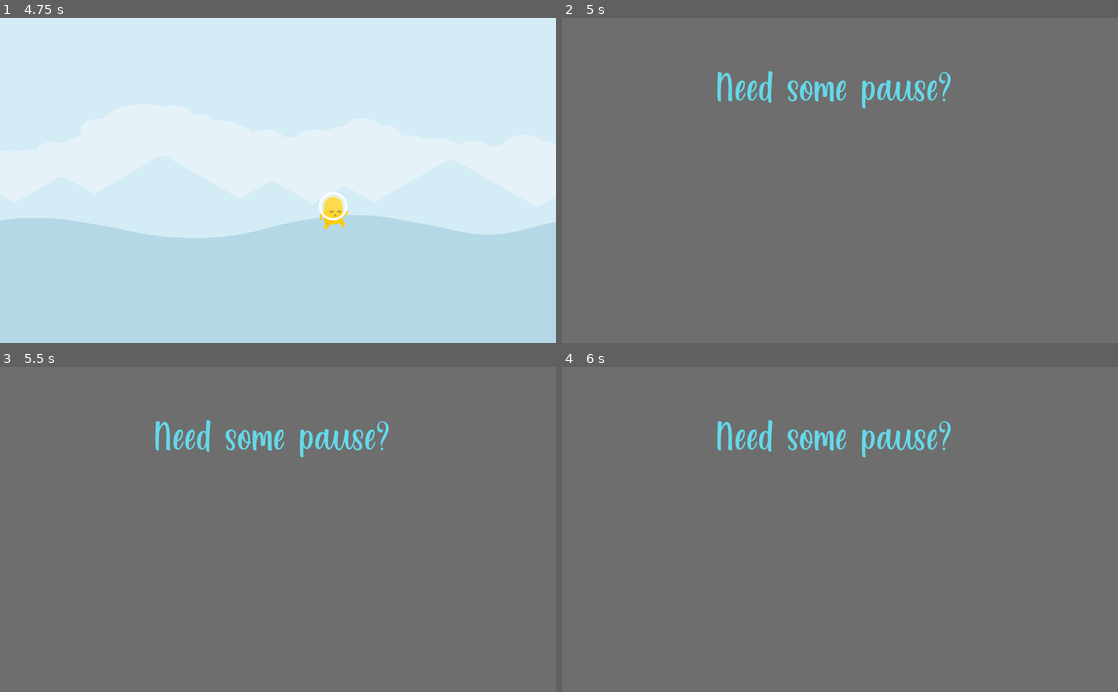
Above: before the commit, frames 1-4 (two rows, left to right).
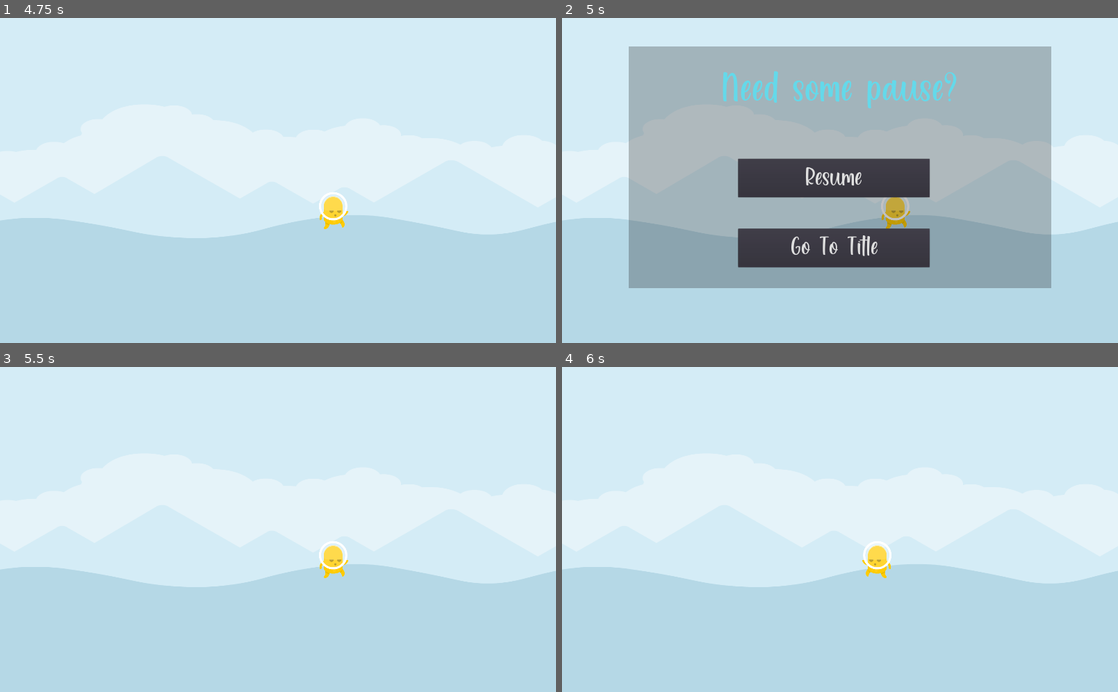
Above: after the commit, the same moments.

Repository: hellensoloviy/murio
Game: Godot game, scene res://scenes/UI/Menu.tscn
Same seed, same stepped clock (60 frames per second), same inputs: the game is played once before the commit and once after it. Before the commit the project starts from res://GUI/Menu.tscn.
Inputs (mouse positions are in pixels of both pictures, inside the frame that each line leads up to):
- Up to frame 1 (4.75 s): click "Start" at 0.5 s; tap Enter at 1.25 s; hold D (move_right) 1.28-2.78 s; tap W (jump) at 1.52, 2.27, 3.77, 4.52 s; hold A (move_left) 2.78-3.53 s; hold D (move_right) from 3.53 s (still down)
- Up to frame 2 (5 s): keep holding D (move_right); tap Escape (pause_button) at 4.9 s
- Up to frame 3 (5.5 s): release D (move_right) at 5 s; click (272, 526) at 5 s, where only the run after the commit has a clickable "Resume"
- Up to frame 4 (6 s): tap Space at 5.75 s; hold A (move_left) from 5.78 s (still down)

Frame 1 is identical in both runs. In frame 2, 100% of the frame differs, in the area x 0-100%, y 0-100%; in frame 3, 100%; in frame 4, 100%.

Commit message:
MRO-22, add working pause screen with logic;
re-struct files;

Diff:
--- a/GUI/Menu.gd
+++ /dev/null
@@ -1,12 +0,0 @@
-extends Control
-
-# Called when the node enters the scene tree for the first time.
-func _ready():
-	pass # Replace with function body.
-
-
-func _on_exit_button_pressed():
-	get_tree().quit()
-
-func _on_start_button_pressed():
-	get_tree().change_scene("res://MainScene.tscn")
--- a/GUI/game_over_screen.gd
+++ /dev/null
@@ -1,8 +0,0 @@
-extends Control
-
-# Called when the node enters the scene tree for the first time.
-func _ready():
-	pass
-
-func _on_go_to_title_button_pressed():
-	get_tree().change_scene("res://GUI/Menu.tscn")
--- a/MainScene.gd
+++ b/MainScene.gd
@@ -1,10 +1,11 @@
 extends Node2D
 
+onready var pause_screen = $CanvasLayer/Pause_screen
 
 func _ready():
 	pass
 
-
 func _unhandled_input(event):
 	if event.is_action_pressed("pause_button"):
-			get_tree().change_scene("res://scenes/UI/Pause_screen.tscn")
+			get_tree().paused = true
+			pause_screen.show()
--- a/MainScene.tscn
+++ b/MainScene.tscn
@@ -11,20 +11,21 @@
 [ext_resource path="res://sprites/ground/forest/grassRight.png" type="Texture" id=9]
 [ext_resource path="res://enemies/enemy_slime_green.tscn" type="PackedScene" id=10]
 [ext_resource path="res://enemies/enemy_slime_blue.tscn" type="PackedScene" id=11]
-
-[sub_resource type="ConvexPolygonShape2D" id=8]
-points = PoolVector2Array( 0, 0, 128, 0, 128, 128, 0, 128 )
-
-[sub_resource type="ConvexPolygonShape2D" id=9]
-points = PoolVector2Array( 0, 0, 128, 0, 128, 128, 0, 128 )
-
-[sub_resource type="ConvexPolygonShape2D" id=10]
-points = PoolVector2Array( 0, 0, 128, 0, 128, 128, 0, 128 )
-
-[sub_resource type="ConvexPolygonShape2D" id=11]
-points = PoolVector2Array( 0, 0, 128, 0, 128, 128, 0, 128 )
-
-[sub_resource type="ConvexPolygonShape2D" id=12]
+[ext_resource path="res://scenes/UI/Pause_screen.tscn" type="PackedScene" id=12]
+
+[sub_resource type="ConvexPolygonShape2D" id=1]
+points = PoolVector2Array( 0, 0, 128, 0, 128, 128, 0, 128 )
+
+[sub_resource type="ConvexPolygonShape2D" id=2]
+points = PoolVector2Array( 0, 0, 128, 0, 128, 128, 0, 128 )
+
+[sub_resource type="ConvexPolygonShape2D" id=3]
+points = PoolVector2Array( 0, 0, 128, 0, 128, 128, 0, 128 )
+
+[sub_resource type="ConvexPolygonShape2D" id=4]
+points = PoolVector2Array( 0, 0, 128, 0, 128, 128, 0, 128 )
+
+[sub_resource type="ConvexPolygonShape2D" id=5]
 points = PoolVector2Array( 0, 0, 128, 0, 128, 128, 0, 128 )
 
 [sub_resource type="TileSet" id=6]
@@ -210,3 +211,9 @@
 drag_margin_top = 0.3
 drag_margin_bottom = 0.3
 editor_draw_limits = true
+
+[node name="CanvasLayer" type="CanvasLayer" parent="."]
+
+[node name="Pause_screen" parent="CanvasLayer" instance=ExtResource( 12 )]
+pause_mode = 2
+visible = false
--- a/player/Player.gd
+++ b/player/Player.gd
@@ -85,4 +85,3 @@
 
 func _on_demage_taken_timeout():
 	on_demage_taken_state(false)
-	get_tree().change_scene("res://GUI/game_over_screen.tscn")
--- a/project.godot
+++ b/project.godot
@@ -15,7 +15,7 @@
 [application]
 
 config/name="Murio"
-run/main_scene="res://GUI/Menu.tscn"
+run/main_scene="res://scenes/UI/Menu.tscn"
 config/icon="res://icon.png"
 
 [display]
--- /dev/null
+++ b/scenes/UI/Menu.gd
@@ -0,0 +1,12 @@
+extends Control
+
+const start_game_path = "res://MainScene.tscn"
+
+func _ready():
+	pass
+
+func _on_exit_button_pressed():
+	get_tree().quit()
+
+func _on_start_button_pressed():
+	get_tree().change_scene(start_game_path)
--- a/GUI/Menu.tscn
+++ b/scenes/UI/Menu.tscn
@@ -1,9 +1,9 @@
 [gd_scene load_steps=7 format=2]
 
-[ext_resource path="res://GUI/Menu.gd" type="Script" id=1]
-[ext_resource path="res://sprites/backgrounds/uncolored_piramids.png" type="Texture" id=2]
-[ext_resource path="res://sprites/controls/logo_murio_plain.png" type="Texture" id=3]
-[ext_resource path="res://sprites/controls/logo_murio.png" type="Texture" id=4]
+[ext_resource path="res://scenes/UI/Menu.gd" type="Script" id=1]
+[ext_resource path="res://sprites/controls/logo_murio.png" type="Texture" id=2]
+[ext_resource path="res://sprites/backgrounds/uncolored_piramids.png" type="Texture" id=3]
+[ext_resource path="res://sprites/controls/logo_murio_plain.png" type="Texture" id=4]
 
 [sub_resource type="StyleBoxFlat" id=1]
 bg_color = Color( 0.576471, 0.709804, 0.882353, 1 )
--- /dev/null
+++ b/scenes/UI/Pause_screen.gd
@@ -0,0 +1,18 @@
+extends Control
+
+const menu_screen_path = "res://scenes/UI/Menu.tscn"
+
+func _ready():
+	pass
+
+func _on_go_to_title_screen_pressed():
+	get_tree().change_scene(menu_screen_path)
+	_set_paused(false)
+
+func _on_resume_game_button_pressed():
+	self.hide()
+	_set_paused(false)
+
+
+func _set_paused(paused):
+	get_tree().paused = paused
--- a/scenes/UI/Pause_screen.tscn
+++ b/scenes/UI/Pause_screen.tscn
@@ -1,31 +1,42 @@
-[gd_scene load_steps=3 format=2]
+[gd_scene load_steps=5 format=2]
 
 [ext_resource path="res://fonts/ Kind and Rich - Personal Use.otf" type="DynamicFontData" id=1]
+[ext_resource path="res://scenes/UI/Pause_screen.gd" type="Script" id=2]
 
 [sub_resource type="DynamicFont" id=1]
 size = 200
 outline_color = Color( 0.215686, 0.811765, 0.960784, 1 )
 font_data = ExtResource( 1 )
 
+[sub_resource type="DynamicFont" id=2]
+size = 127
+font_data = ExtResource( 1 )
+
 [node name="Pause_screen" type="Control"]
 anchor_right = 1.0
 anchor_bottom = 1.0
+script = ExtResource( 2 )
 __meta__ = {
 "_edit_use_anchors_": false
 }
 
 [node name="ColorRect" type="ColorRect" parent="."]
-margin_right = 2048.0
-margin_bottom = 1200.0
-color = Color( 1, 1, 1, 0.192157 )
+margin_left = 247.0
+margin_top = 104.0
+margin_right = 1803.0
+margin_bottom = 997.0
+color = Color( 0.0352941, 0.027451, 0.027451, 0.247059 )
+__meta__ = {
+"_edit_use_anchors_": false
+}
 
 [node name="Label" type="Label" parent="."]
 modulate = Color( 0.396078, 0.854902, 0.921569, 1 )
 anchor_right = 1.0
 anchor_bottom = 0.989
-margin_left = 569.0
+margin_left = 588.533
 margin_top = 192.0
-margin_right = -588.0
+margin_right = -568.467
 margin_bottom = -565.8
 custom_fonts/font = SubResource( 1 )
 text = "Need some pause?
@@ -34,3 +45,28 @@
 __meta__ = {
 "_edit_use_anchors_": false
 }
+
+[node name="resume_game_button" type="Button" parent="."]
+margin_left = 649.097
+margin_top = 519.879
+margin_right = 1354.1
+margin_bottom = 661.879
+custom_fonts/font = SubResource( 2 )
+text = "Resume"
+__meta__ = {
+"_edit_use_anchors_": false
+}
+
+[node name="go_to_title_screen" type="Button" parent="."]
+margin_left = 649.097
+margin_top = 778.315
+margin_right = 1354.1
+margin_bottom = 920.315
+custom_fonts/font = SubResource( 2 )
+text = "Go To Title"
+__meta__ = {
+"_edit_use_anchors_": false
+}
+
+[connection signal="pressed" from="resume_game_button" to="." method="_on_resume_game_button_pressed"]
+[connection signal="pressed" from="go_to_title_screen" to="." method="_on_go_to_title_screen_pressed"]
--- /dev/null
+++ b/scenes/UI/game_over_screen.gd
@@ -0,0 +1,9 @@
+extends Control
+
+const menu_screen_path = "res://scenes/UI/Menu.tscn"
+
+func _ready():
+	pass
+
+func _on_go_to_title_button_pressed():
+	get_tree().change_scene(menu_screen_path)
--- a/GUI/game_over_screen.tscn
+++ b/scenes/UI/game_over_screen.tscn
@@ -1,7 +1,7 @@
 [gd_scene load_steps=5 format=2]
 
 [ext_resource path="res://sprites/backgrounds/blue_grass.png" type="Texture" id=1]
-[ext_resource path="res://GUI/game_over_screen.gd" type="Script" id=2]
+[ext_resource path="res://scenes/UI/game_over_screen.gd" type="Script" id=2]
 
 [sub_resource type="StyleBoxFlat" id=1]
 bg_color = Color( 0.576471, 0.709804, 0.882353, 1 )
Not shown: 8 places in MainScene.tscn that only renumber resources
Not shown: 2 places in scenes/UI/Menu.tscn that only renumber resources
